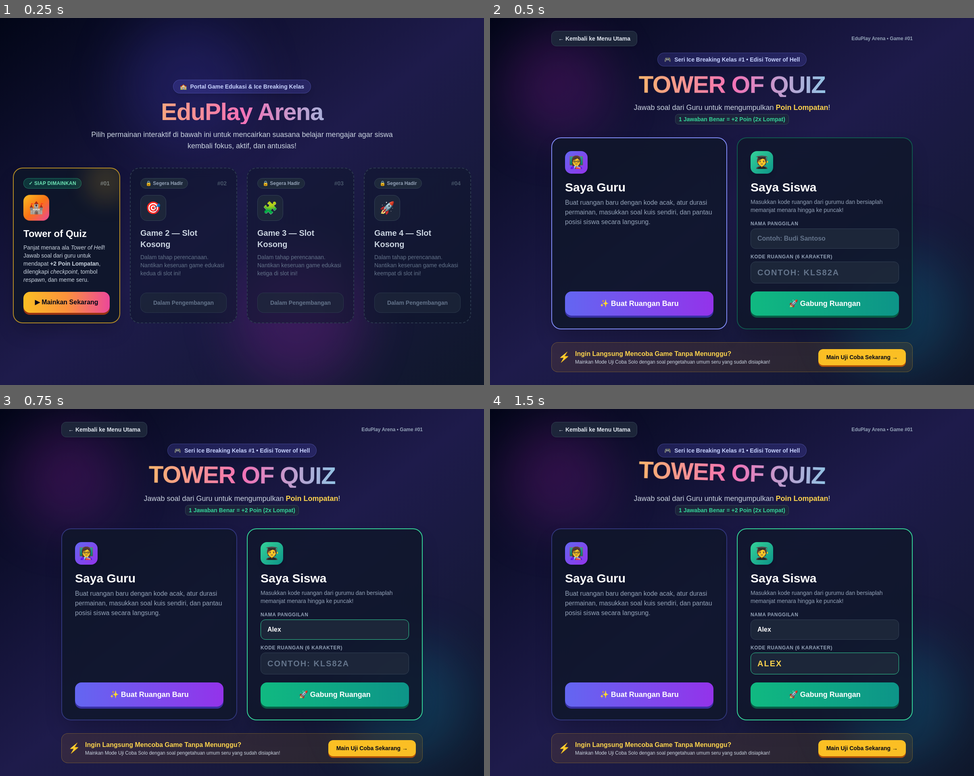
Above: before the commit, frames 1-4 (two rows, left to right).
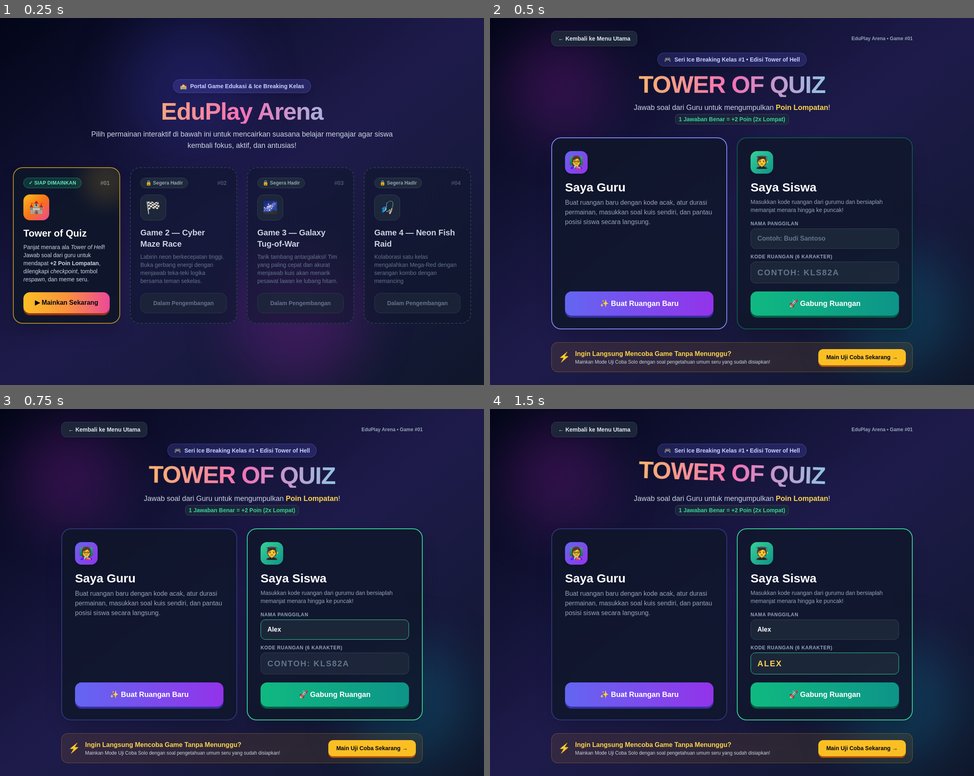
Above: after the commit, the same moments.

Repository: FioDQiu/tes-game-pembelajran-3
Game: browser game, page index.html
Same seed, same stepped clock (60 frames per second), same inputs: the game is played once before the commit and once after it.
Inputs (mouse positions are in pixels of both pictures, inside the frame that each line leads up to):
- Up to frame 1 (0.25 s): no input
- Up to frame 2 (0.5 s): click "▶ Mainkan Sekarang" at 0.27 s
- Up to frame 3 (0.75 s): click (333, 629) at 0.52 s; type "Alex" at 0.52 s
- Up to frame 4 (1.5 s): click (823, 662) at 0.77 s; type "Alex" at 0.77 s; hold Right from 1.03 s (still down)

The runs differ from the first frame. In frame 1, 4.0% of the frame differs, in the area x 2-98%, y 16-84%; in frame 2, nothing differs; in frame 3, nothing differs; in frame 4, nothing differs.

Commit message:
Revise game titles and descriptions in index.html
Updated game titles and descriptions for better clarity and engagement.

Diff:
--- a/index.html
+++ b/index.html
@@ -155,14 +155,14 @@
                     </div>
 
                     <div class="w-16 h-16 rounded-2xl bg-slate-800/90 border border-slate-700 flex items-center justify-center text-3xl text-slate-500 mb-4">
-                        🎯
+                        🏁
                     </div>
 
                     <h2 class="text-xl font-bold text-slate-300 mb-2">
-                        Game 2 — Slot Kosong
+                        Game 2 — Cyber Maze Race
                     </h2>
                     <p class="text-slate-500 text-xs sm:text-sm leading-relaxed mb-5">
-                        Dalam tahap perencanaan. Nantikan keseruan game edukasi kedua di slot ini!
+                        Labirin neon berkecepatan tinggi. Buka gerbang energi dengan menjawab teka-teki logika bersama teman sekelas.
                     </p>
                 </div>
 
@@ -182,14 +182,14 @@
                     </div>
 
                     <div class="w-16 h-16 rounded-2xl bg-slate-800/90 border border-slate-700 flex items-center justify-center text-3xl text-slate-500 mb-4">
-                        🧩
+                        🌌
                     </div>
 
                     <h2 class="text-xl font-bold text-slate-300 mb-2">
-                        Game 3 — Slot Kosong
+                        Game 3 — Galaxy Tug-of-War
                     </h2>
                     <p class="text-slate-500 text-xs sm:text-sm leading-relaxed mb-5">
-                        Dalam tahap perencanaan. Nantikan keseruan game edukasi ketiga di slot ini!
+                        Tarik tambang antargalaksi! Tim yang paling cepat dan akurat menjawab kuis akan menarik pesawat lawan ke lubang hitam.
                     </p>
                 </div>
 
@@ -209,14 +209,14 @@
                     </div>
 
                     <div class="w-16 h-16 rounded-2xl bg-slate-800/90 border border-slate-700 flex items-center justify-center text-3xl text-slate-500 mb-4">
-                        🚀
+                        🎣
                     </div>
 
                     <h2 class="text-xl font-bold text-slate-300 mb-2">
-                        Game 4 — Slot Kosong
+                        Game 4 — Neon Fish Raid
                     </h2>
                     <p class="text-slate-500 text-xs sm:text-sm leading-relaxed mb-5">
-                        Dalam tahap perencanaan. Nantikan keseruan game edukasi keempat di slot ini!
+                        Kolaborasi satu kelas mengalahkan Mega-Red dengan serangan kombo dengan memancing
                     </p>
                 </div>
 
